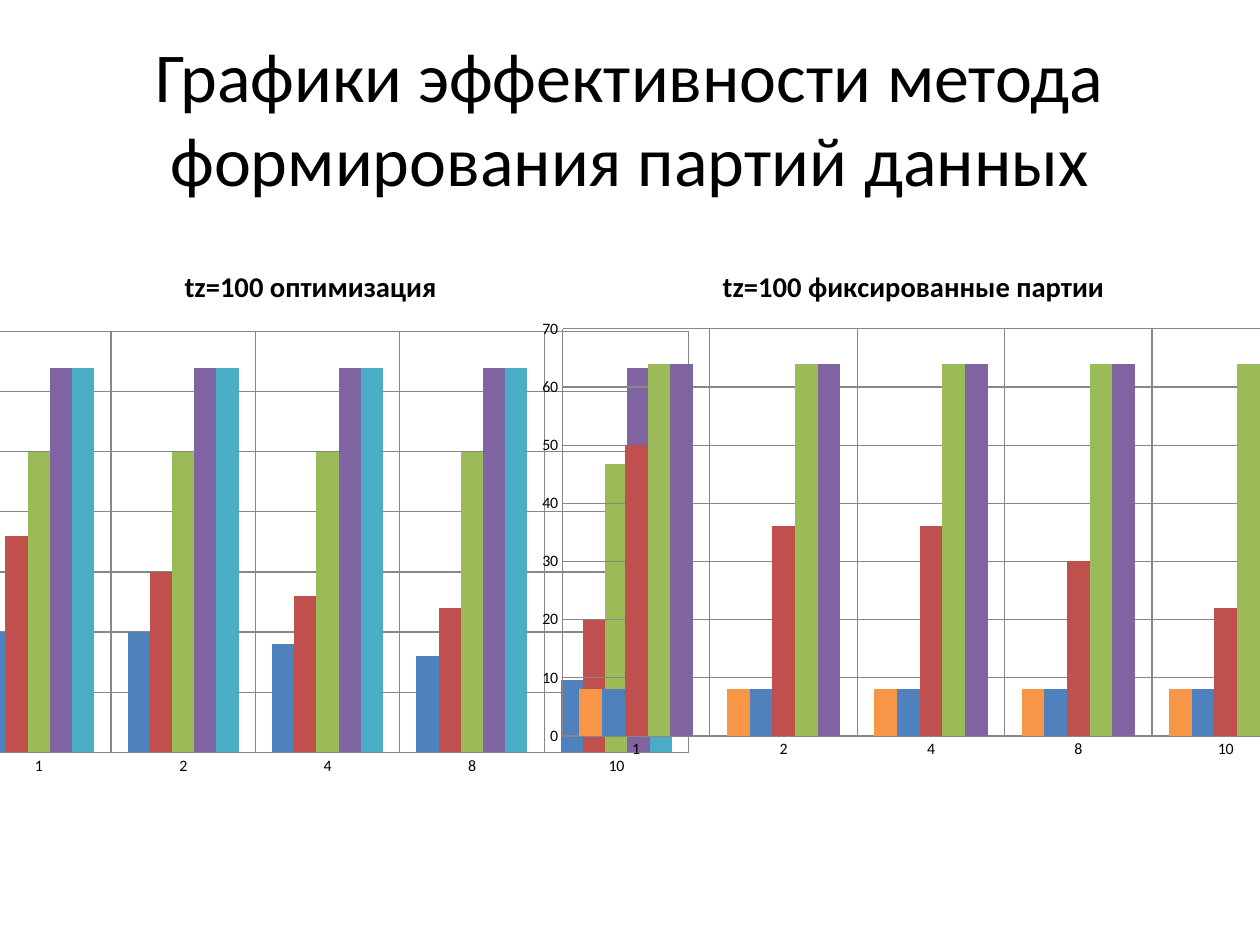
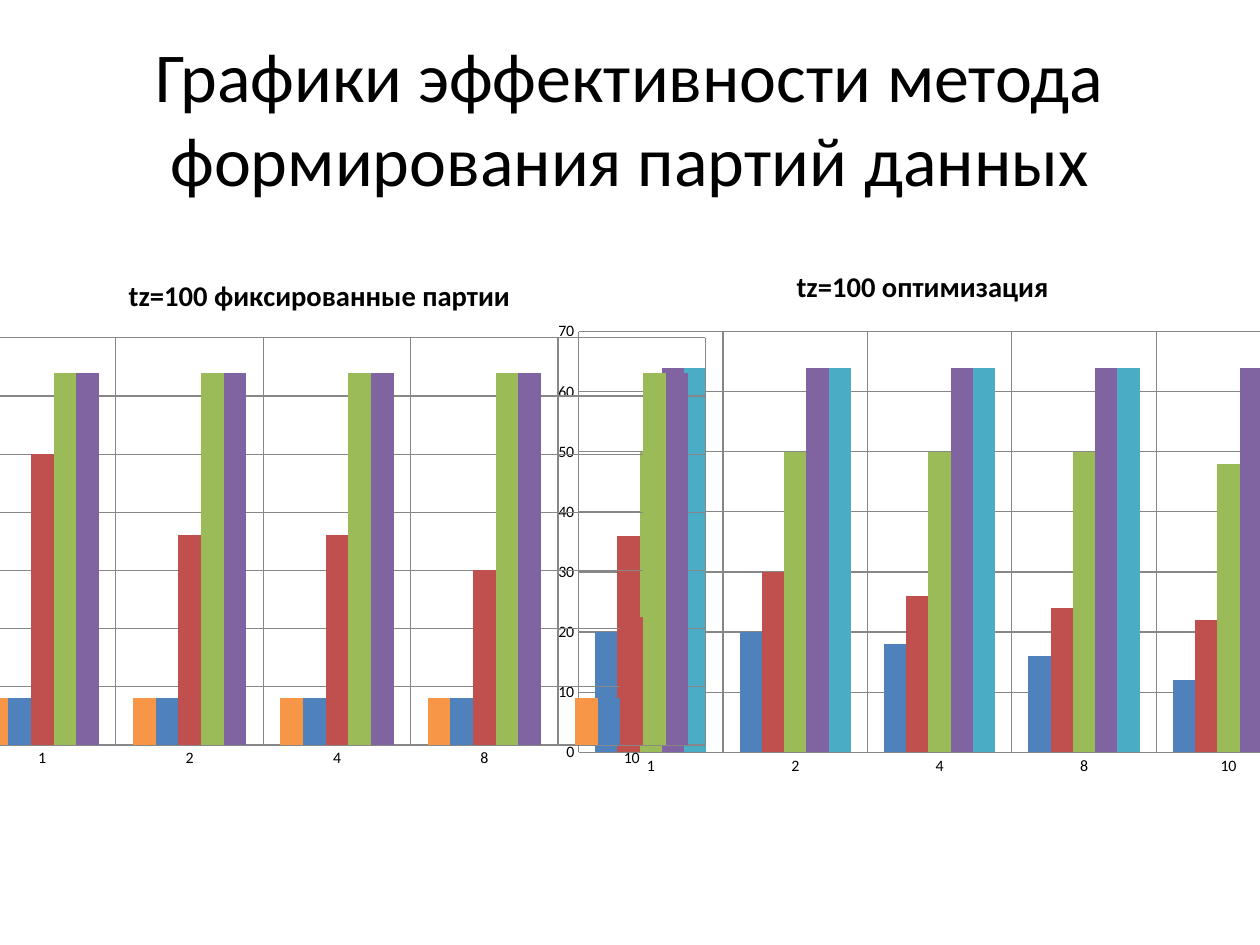
Before and after one commit to sasha2567/diplom, a slide deck: slide 17 of К защите/Саша/В диплом/На защиту/На защиту.pptx. Drawn at 1260x945 pixels with LibreOffice and Linux fonts; fonts in the diff are those of the drawing. Boxes give left, top, right and bottom in pixels: in the first picture for what was removed or moved away, otherwise in the second. Text is boxed around its words. In the diff, an @@ line names an element or a change of style, - is before the commit and + after.

```diff
--- a/К защите/Саша/В диплом/На защиту/На защиту.pptx
+++ b/К защите/Саша/В диплом/На защиту/На защиту.pptx
@@ column chart: place and size @@
-column chart at <box>468,247,1260,787</box>
+column chart at <box>0,256,766,796</box>
@@ column chart: place and size @@
-column chart at <box>0,247,748,805</box>
+column chart at <box>486,247,1260,805</box>
```
Also in this commit, not shown: 9 other slides changed, 1 other file.
